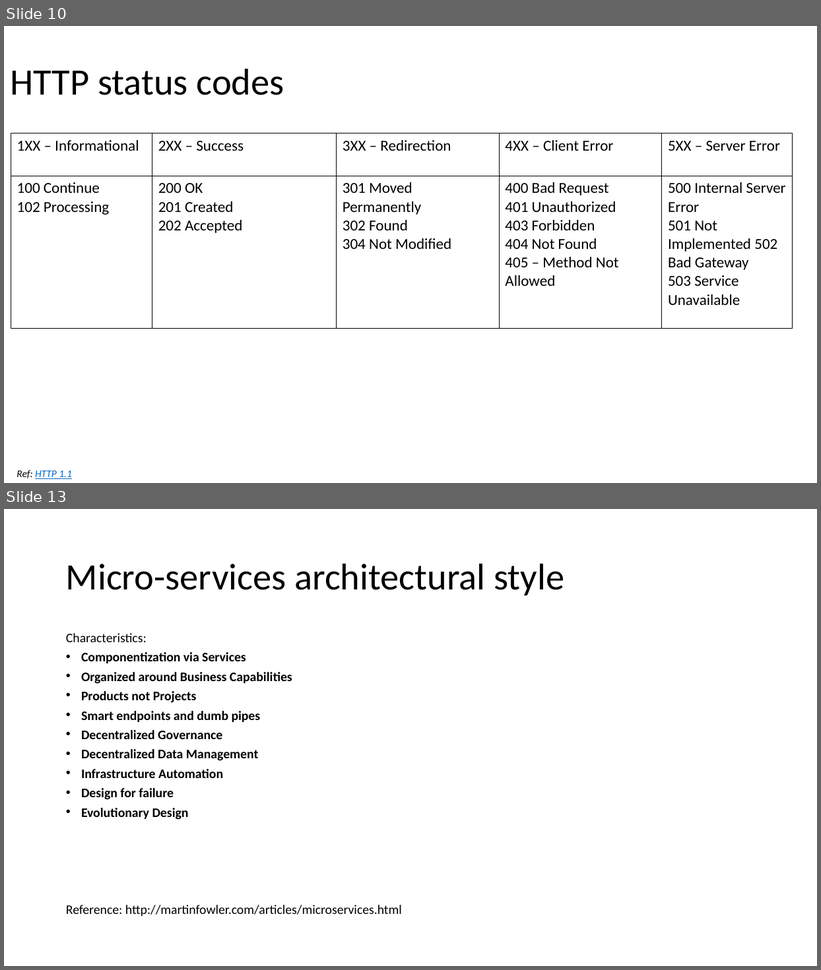
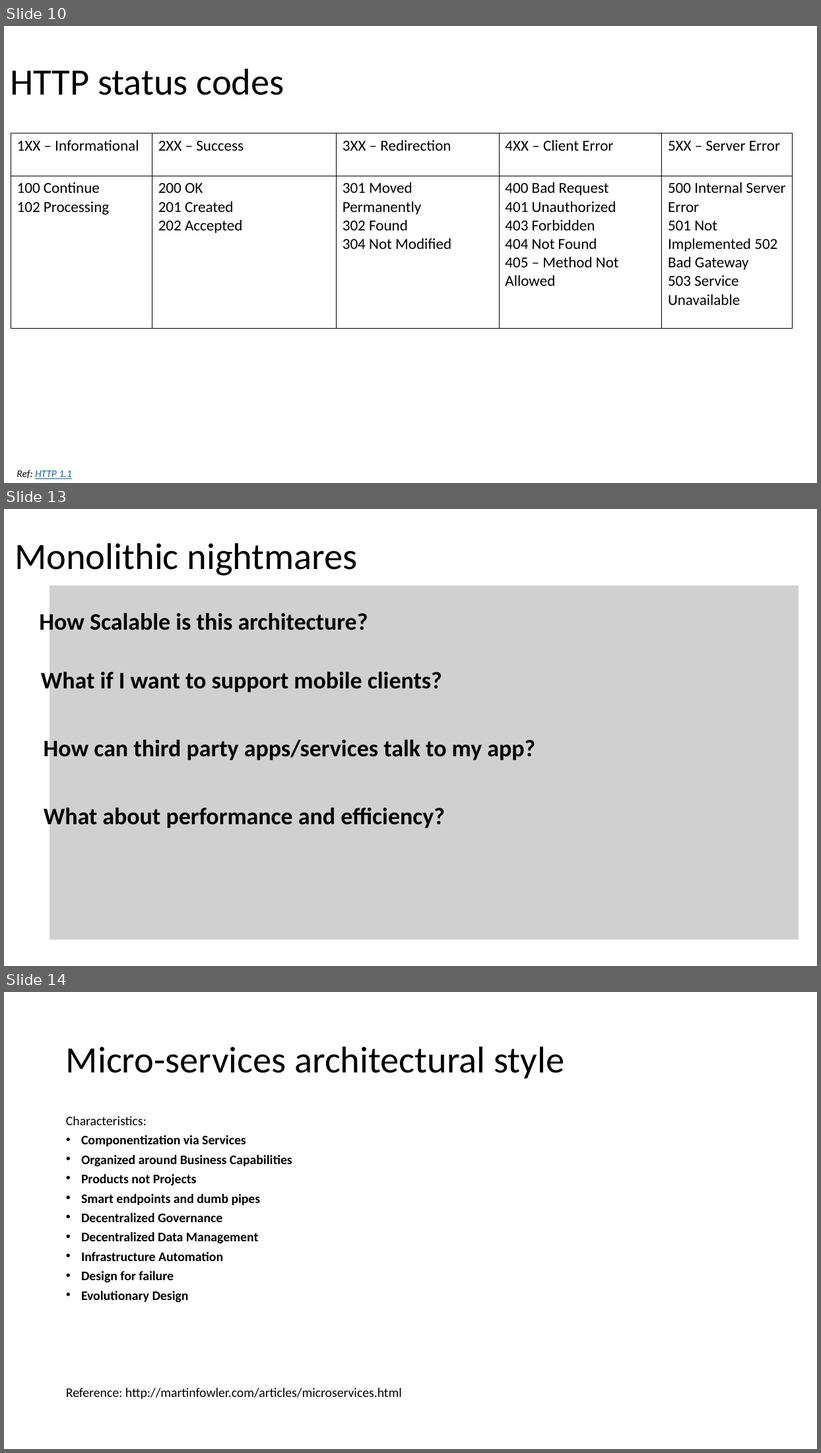
Before and after one commit to batchu/spring-boot-ujug, a slide deck: Spring Boot.pptx. Shown one above the other, each under a label of ours: slides 10 and 13 before the commit, slides 10, 13 and 14 after it; the slides between them are not shown. The pictures are 821x970 and 821x1453 pixels, drawn with LibreOffice and Linux fonts; fonts in the diff are those of the drawing; grey boxes stand for pictures. Boxes give left, top, right and bottom in pixels: in the first picture for what was removed or moved away, otherwise in the second. Text is boxed around its words. In the diff, an @@ line names an element or a change of style, - is before the commit and + after.

```diff
--- a/Spring Boot.pptx
+++ b/Spring Boot.pptx
@@ slide 13 added at (4, 509, 817, 966), background #FFFFFF @@
@@ title added at (15, 543, 358, 576), 44 pt, text #000000 @@
+Monolithic nightmares
@@ picture added at (49, 586, 800, 940) @@
@@ text added at (39, 610, 368, 636), 28 pt, text #000000, bold @@
+How Scalable is this architecture?
@@ text added at (41, 669, 442, 695), 28 pt, text #000000, bold @@
+What if I want to support mobile clients?
@@ text added at (44, 737, 535, 762), 28 pt, text #000000, bold @@
+How can third party apps/services talk to my app?
@@ text added at (44, 805, 445, 830), 28 pt, text #000000, bold @@
+What about performance and efficiency?
@@ what was slide 13 is now slide 14 @@
```
Also in this commit, not shown: 2 slides changed, 1 other file.
